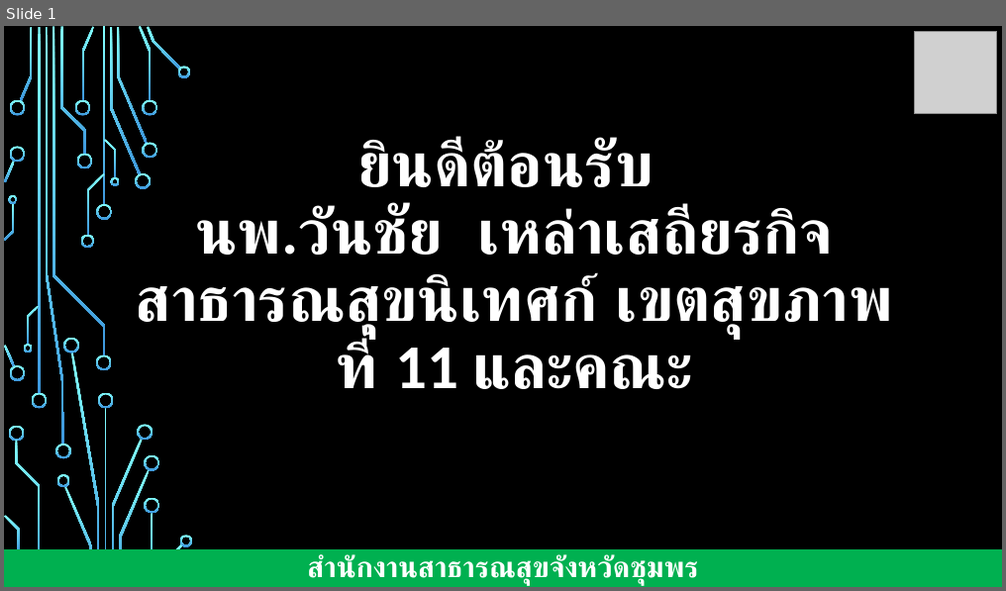
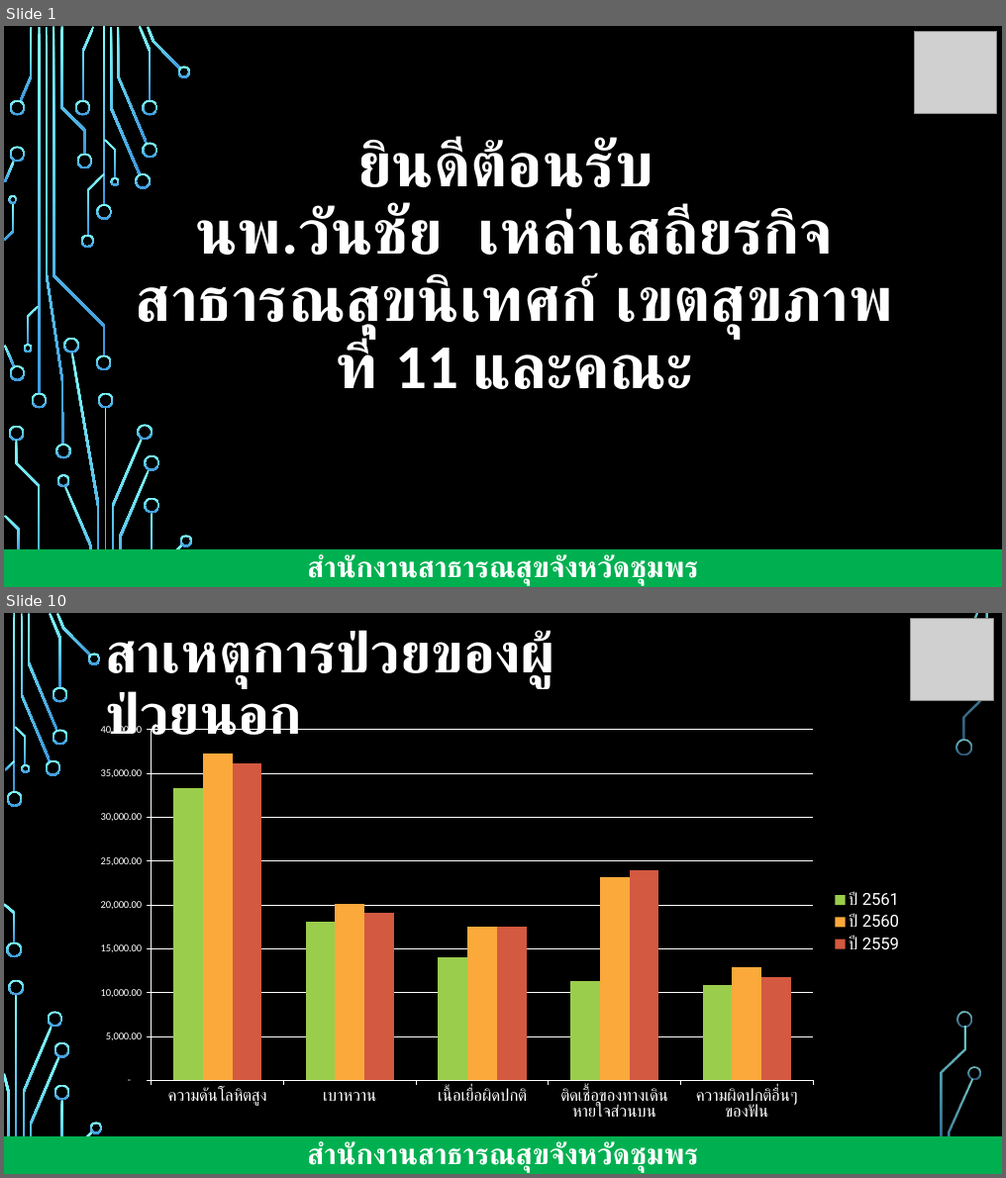
Before and after one commit to joblackpoc/Jobs_SSJ, a slide deck: นิเทศก์/นิเทศก์ชุมพร.pptx. Shown one above the other, each under a label of ours: slide 1 before the commit, slides 1 and 10 after it; the slides between them are not shown. The pictures are 1006x591 and 1006x1178 pixels, drawn with LibreOffice and Linux fonts; fonts in the diff are those of the drawing; grey boxes stand for pictures; background and template pictures are left out. Boxes give left, top, right and bottom in pixels: in the first picture for what was removed or moved away, otherwise in the second. Text is boxed around its words. In the diff, an @@ line names an element or a change of style, - is before the commit and + after.

```diff
--- a/นิเทศก์/นิเทศก์ชุมพร.pptx
+++ b/นิเทศก์/นิเทศก์ชุมพร.pptx
@@ slide 10 added at (4,613,1002,1174), background picture (left out) @@
@@ title added at (105,630,552,749), 54 pt, text #FFFFFF, bold @@
+สาเหตุการป่วยของผู้ป่วยนอก
@@ picture added at (911,618,994,701) @@
@@ column chart added at (82,716,911,1130) @@
+categories: ความดันโลหิตสูง, เบาหวาน, เนื้อเยื่อผิดปกติ, ติดเชื้อของทางเดินหายใจส่วนบน, ความผิดปกติอื่นๆ ของฟัน
+ปี 2561: 33000, 18000, 14000, 11000, 11000
+ปี 2560: 37000, 20000, 18000, 23000, 13000
+ปี 2559: 36000, 19000, 17000, 24000, 12000
@@ rectangle added at (4,1137,1002,1174), fill #00B050, 28 pt, text #FFFFFF, bold @@
+สำนักงานสาธารณสุขจังหวัดชุมพร
@@ group added at (4,613,988,1174): 31 freeform shapes, 3 rectangles @@
```
Also in this commit, not shown: 3 slides changed, 10 other slides added, 13 other files.
